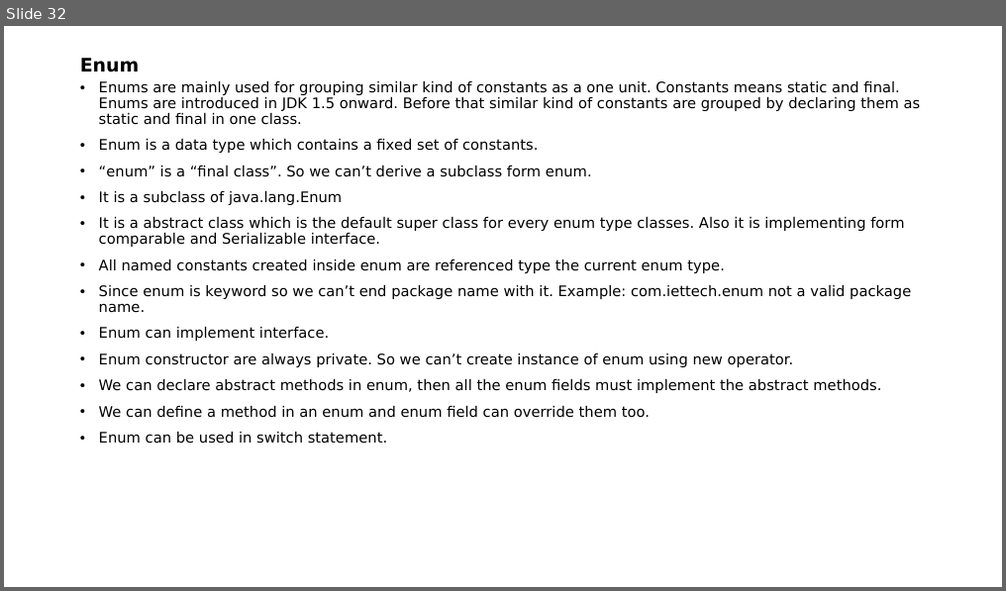
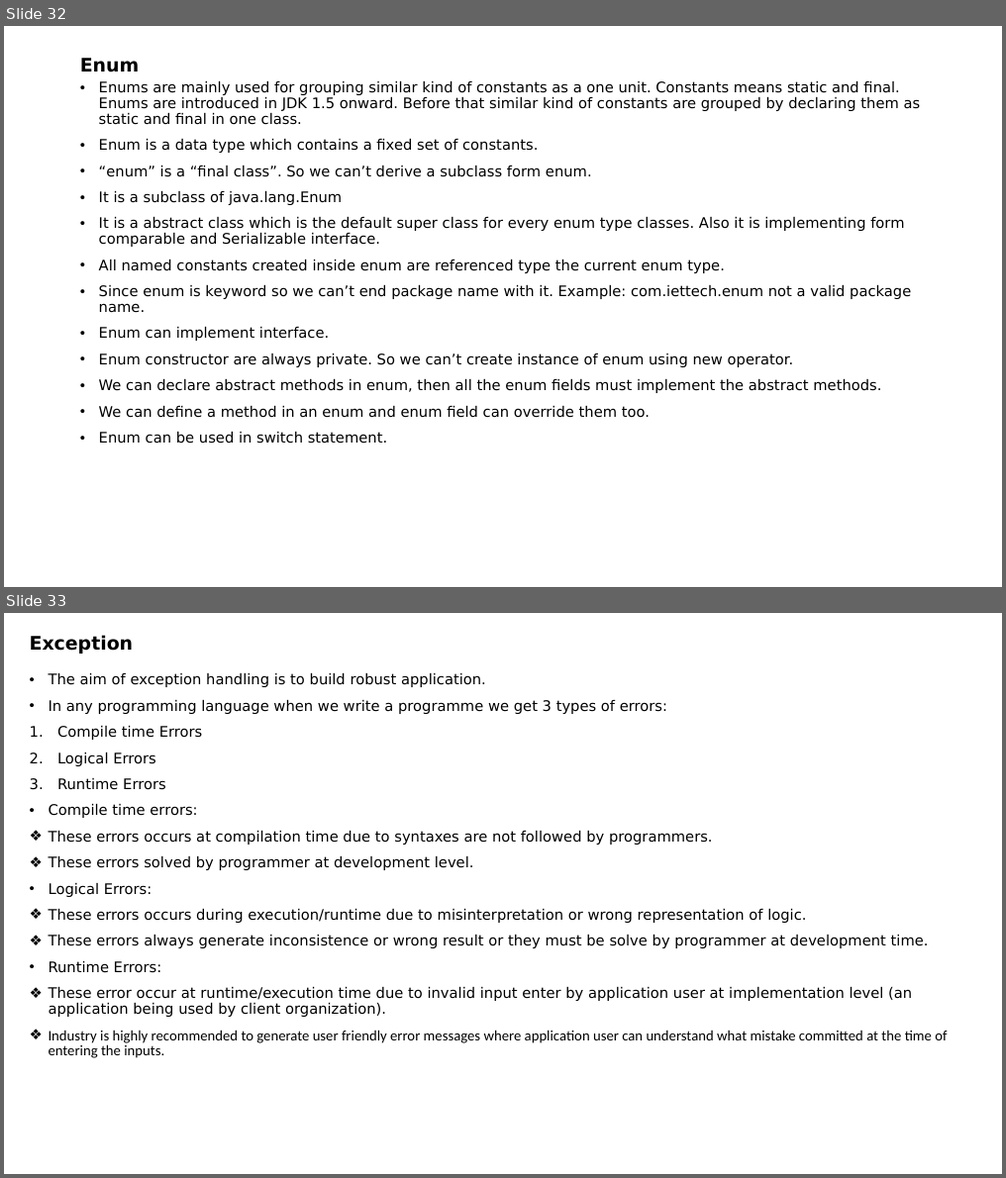
Before and after one commit to indrajeetydv/FSWDT, a slide deck: CoreJavaNotes.pptx. Shown one above the other, each under a label of ours: slide 32 before the commit, slides 32 and 33 after it. The pictures are 1006x591 and 1006x1178 pixels, drawn with LibreOffice and Linux fonts; fonts in the diff are those of the drawing. Boxes give left, top, right and bottom in pixels: in the first picture for what was removed or moved away, otherwise in the second. Text is boxed around its words. In the diff, an @@ line names an element or a change of style, - is before the commit and + after.

Commit message:
exception topics

```diff
--- a/CoreJavaNotes.pptx
+++ b/CoreJavaNotes.pptx
@@ slide 33 added at <box>4,613,1002,1174</box>, background #FFFFFF @@
@@ title added at <box>30,635,134,654</box>, 18 pt, text #000000, bold @@
+Exception
@@ text added at <box>49,672,946,1059</box>, 14 pt, text #000000 @@
+• The aim of exception handling is to build robust application.
+• In any programming language when we write a programme we get 3 types of errors:
+1. Compile time Errors
+2. Logical Errors
+3. Runtime Errors
+• Compile time errors:
+❖ These errors occurs at compilation time due to syntaxes are not followed by programmers.
+❖ These errors solved by programmer at development level.
+• Logical Errors:
+❖ These errors occurs during execution/runtime due to misinterpretation or wrong representation of logic.
+❖ These errors always generate inconsistence or wrong result or they must be solve by programmer at development time.
+• Runtime Errors:
+❖ These error occur at runtime/execution time due to invalid input enter by application user at implementation level (an application being used by client organization).
+❖ Industry is highly recommended to generate user friendly error messages where application user can understand what mistake committed at the time of entering the inputs.
```
Also in this commit, not shown: 7 other slides added.
